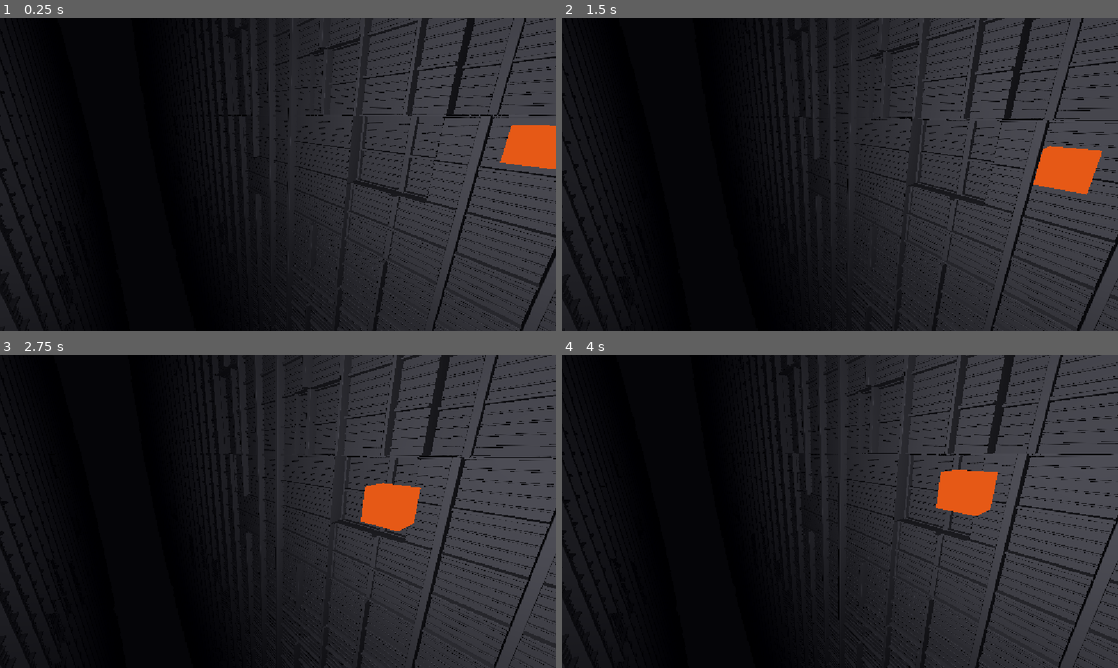
Above: before the commit, frames 1-4 (two rows, left to right).
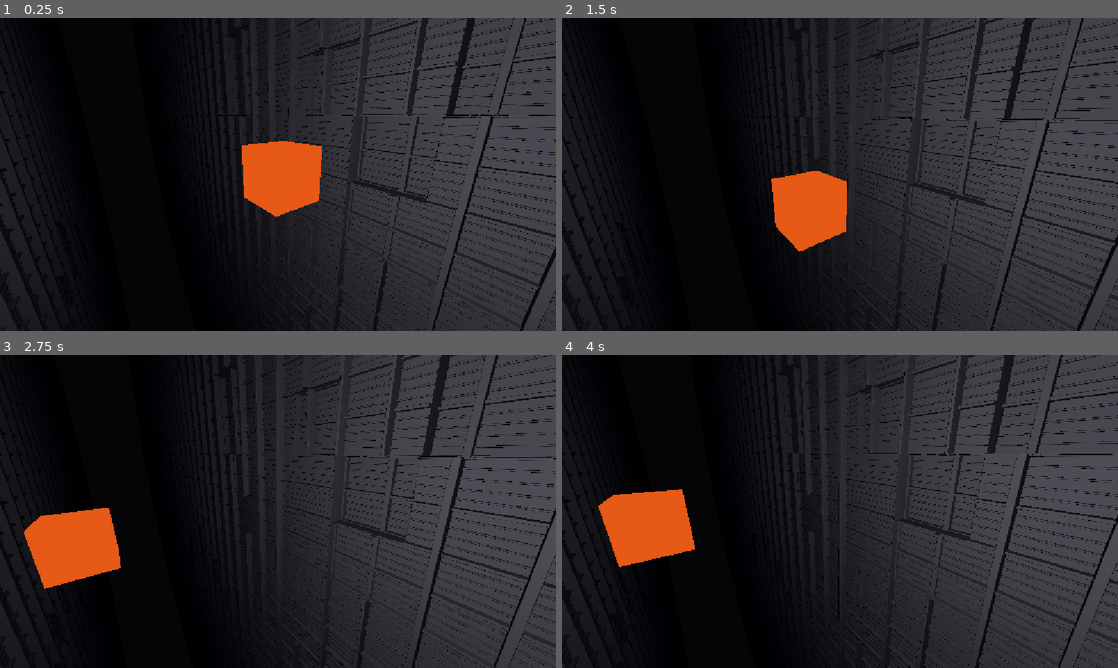
Above: after the commit, the same moments.

Repository: seletz/megastructure
Game: Godot game, scene res://scenes/main.tscn
The game is run twice, just before and just after one commit, with the same random seed, the same clock (stepped at 60 frames per second) and the same inputs.
Inputs (mouse positions are in pixels of both pictures, inside the frame that each line leads up to):
- Up to frame 1 (0.25 s): no input
- Up to frame 2 (1.5 s): tap Enter at 0.5 s; move the mouse to (962, 158) at 0.52 s; hold D 0.53-1.25 s; hold E 0.53-1.25 s; click (962, 158) at 0.67 s; drag from (728, 190) to (812, 237) at 1.27 s
- Up to frame 3 (2.75 s): tap Space at 2 s; move the mouse to (333, 442) at 2.02 s; hold D from 2.03 s (still down); hold Shift from 2.03 s (still down)
- Up to frame 4 (4 s): release D at 2.75 s; release Shift at 2.75 s; drag from (812, 574) to (673, 464) at 2.77 s; tap Enter at 3.5 s; move the mouse to (1006, 558) at 3.52 s; hold A from 3.53 s (still down); hold Q from 3.53 s (still down)

The runs differ from the first frame. In frame 1, 4.1% of the frame differs, in the area x 43-100%, y 34-64%; in frame 2, 4.1%; in frame 3, 4.5%, in the area x 4-76%, y 40-75%; in frame 4, 4.5%.

Commit message:
chore(scene): move the depth test cube in front of the default camera

Diff:
--- a/scenes/main.tscn
+++ b/scenes/main.tscn
@@ -42,5 +42,5 @@
 environment = SubResource("Environment_dark")
 
 [node name="DepthTestCube" type="MeshInstance3D" parent="."]
-transform = Transform3D(1, 0, 0, 0, 1, 0, 0, 0, 1, 20, -3, 5)
+transform = Transform3D(1, 0, 0, 0, 1, 0, 0, 0, 1, 31, -4, -21)
 mesh = SubResource("BoxMesh_test")
